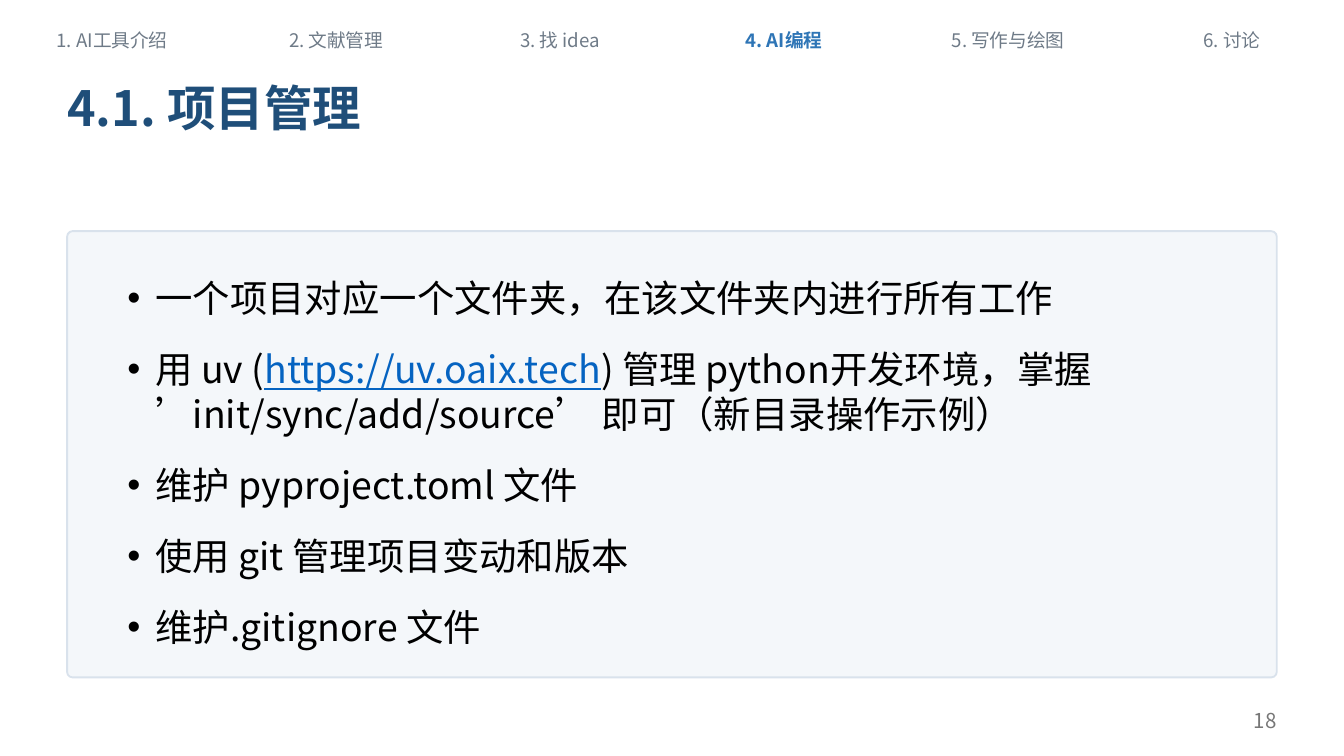
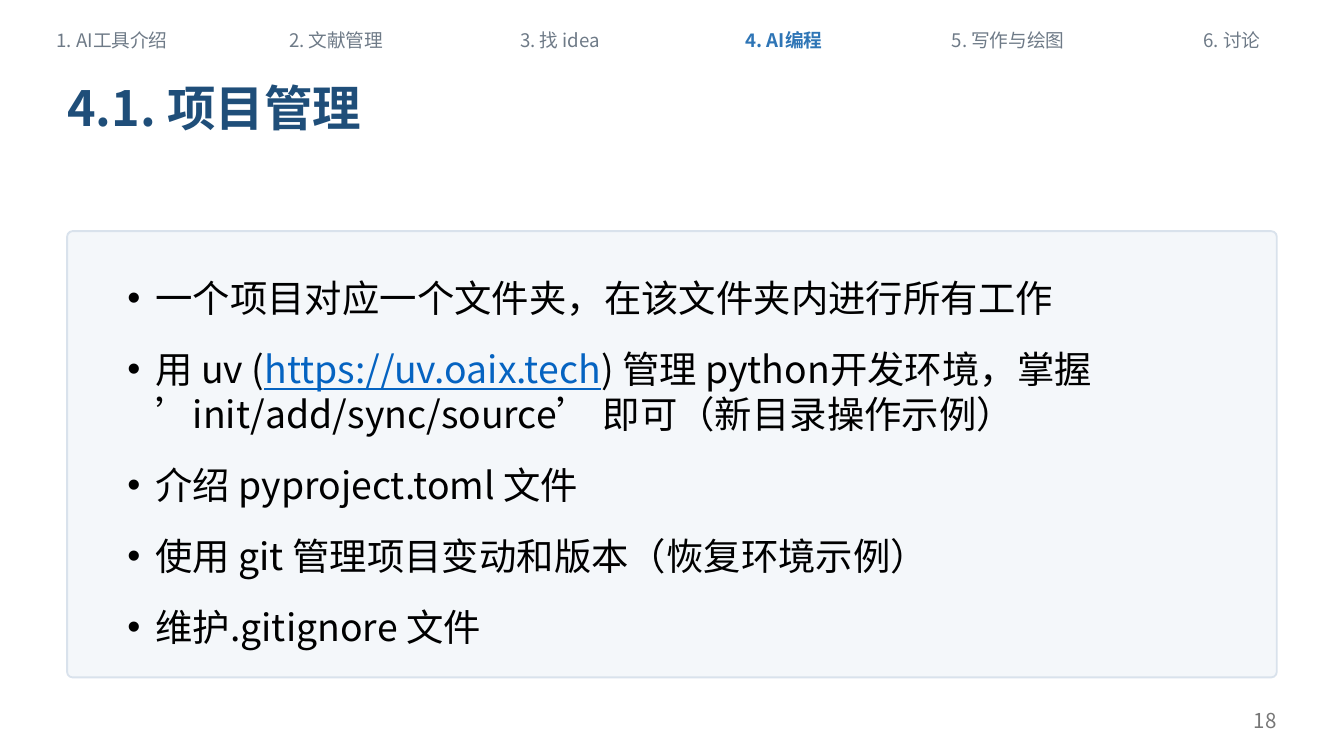
Before and after one commit to sicilyala/ai_sharing, a slide deck: slide 18 of docs/ai-workflow-sharing-v1.pptx. Drawn at 1344x756 pixels with LibreOffice and Linux fonts; fonts in the diff are those of the drawing. Boxes give left, top, right and bottom in pixels: in the first picture for what was removed or moved away, otherwise in the second. Text is boxed around its words. In the diff, an @@ line names an element or a change of style, - is before the commit and + after.

```diff
--- a/docs/ai-workflow-sharing-v1.pptx
+++ b/docs/ai-workflow-sharing-v1.pptx
@@ text at <box>155,351,1092,580</box>: text changed @@
-• 用 uv (https://uv.oaix.tech) 管理 python开发环境，掌握 ’init/sync/add/source’ 即可（新目录操作示例）
-• 维护 pyproject.toml 文件
-• 使用 git 管理项目变动和版本
+• 用 uv (https://uv.oaix.tech) 管理 python开发环境，掌握 ’init/add/sync/source’ 即可（新目录操作示例）
+• 介绍 pyproject.toml 文件
+• 使用 git 管理项目变动和版本（恢复环境示例）
```
Also in this commit, not shown: 11 other slides changed, 7 other files.
